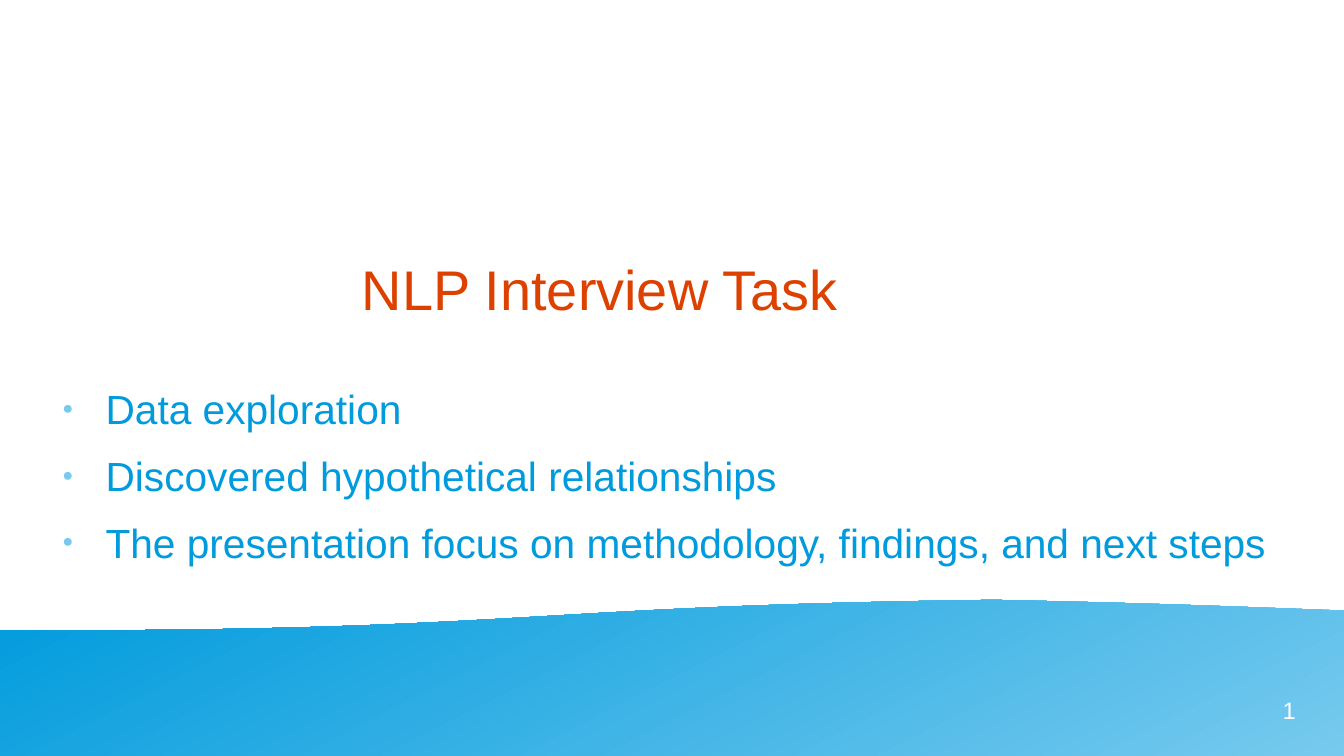
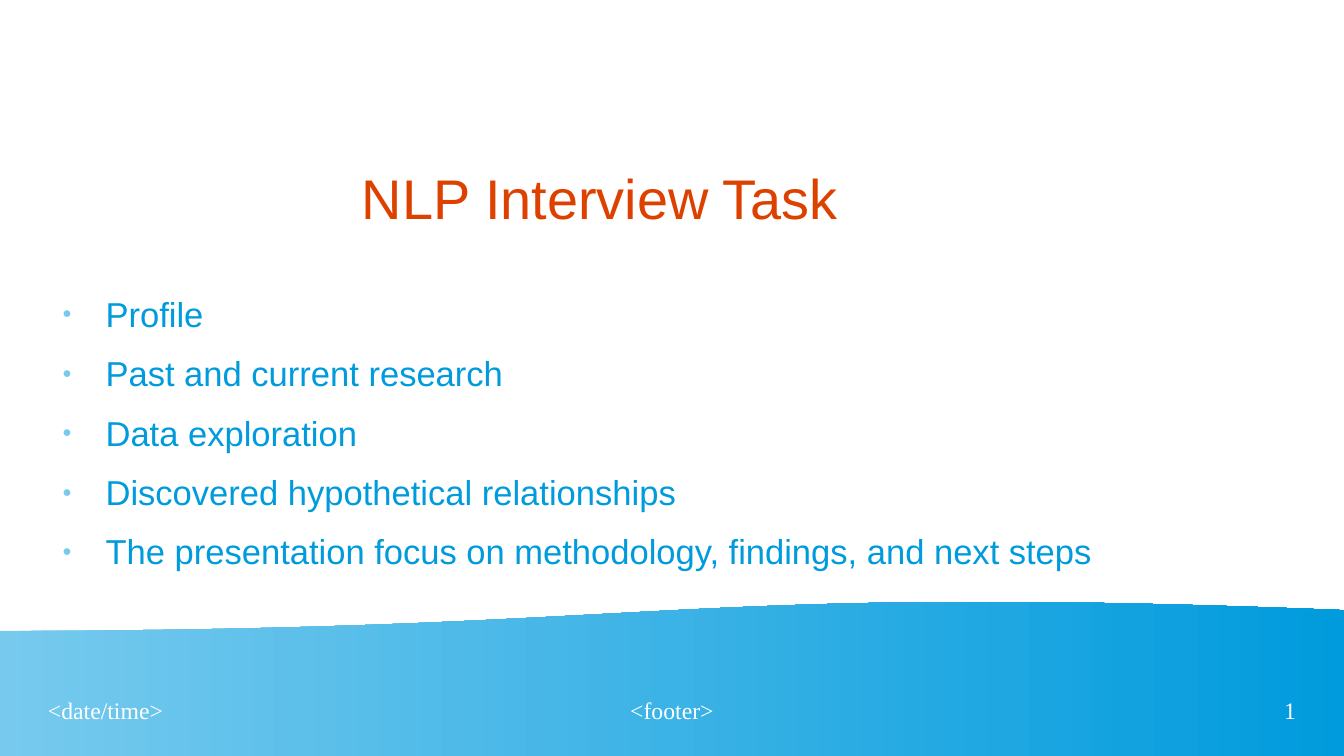
Before and after one commit to Madjeisah/NLP-Interview-Task, a slide deck: slide 1 of presentation.odp. Drawn at 1344x756 pixels with LibreOffice and Linux fonts; fonts in the diff are those of the drawing. Boxes give left, top, right and bottom in pixels: in the first picture for what was removed or moved away, otherwise in the second. Text is boxed around its words. In the diff, an @@ line names an element or a change of style, - is before the commit and + after.

```diff
--- a/presentation.odp
+++ b/presentation.odp
@@ title "NLP Interview Task": place and size @@
-title "NLP Interview Task" at bbox=[362, 269, 838, 311]
+title "NLP Interview Task" at bbox=[362, 178, 838, 220]
@@ text "Profile": place and size @@
-text "Profile" at bbox=[106, 394, 1265, 565]
+text "Profile" at bbox=[106, 302, 1092, 572]
@@ text at bbox=[106, 302, 503, 387]: paragraphs added @@
+● Profile
+● Past and current research
@@ text at bbox=[106, 421, 1092, 572]: size 24 to 20.4 pt in "Data exploration", "Discovered hypothetical relationships", "The presentation focus on methodology, findings, and ..."; indent changed @@
@@ freeform shape removed at bbox=[0, 600, 1344, 756] @@
@@ flow chart document added at bbox=[0, 600, 1344, 756], fill gradient #77CAEE to #75C9EE to #73C9ED to #71C8ED to #6FC7ED to #6EC6ED @@
@@ text added at bbox=[48, 702, 163, 719], 14 pt, text #FFFFFF @@
+<date/time>
@@ text added at bbox=[630, 702, 713, 720], 14 pt, text #FFFFFF @@
+<footer>
@@ page number at bbox=[1284, 703, 1296, 719]: font Arial to Times New Roman @@
```
Also in this commit, not shown: 1 other slide changed, 6 slides added.
